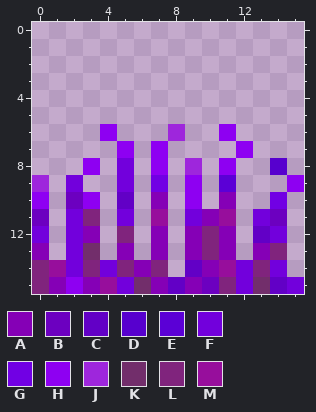
Pixel-art sprite: default_dry_grass_4.png. This is how it looked before the edit.
The file is 16x16 pixels. Colours within 5 levels of each other are drawn and written as one.
Palette (. is transparent): A #8500b6  B #6c00c0  C #6200c6  D #5700ce  E #5b00d6  F #7200dc  G #7100e4  H #8e00f2  J #9e26dc  K #722e6b  L #80247d  M #970e9c
New version:
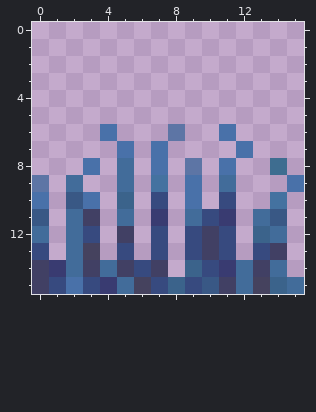
Author's note on the commit: Repair Dry Grass Color
Changes in this commit:
Colour A changes from #8500b6 to #374a7f.
Colour B changes from #6c00c0 to #395885.
Colour C changes from #6200c6 to #3b638b.
Colour D changes from #5700ce to #3e6d90.
Colour F changes from #7200dc to #426c9a.
Colour G changes from #7100e4 to #4472a0.
Colour H changes from #8e00f2 to #4971a9.
Colour J changes from #9e26dc to #5d75a5.
Colour K changes from #722e6b to #45425e.
Colour L changes from #80247d to #414064.
Colour M changes from #970e9c to #393b71.
The author changed colour E to colour F in row 9 at x 11.
Where, in picture pixels (left, top, right, bottom), the same in both pictures:
changed: (32, 124, 304, 294)
